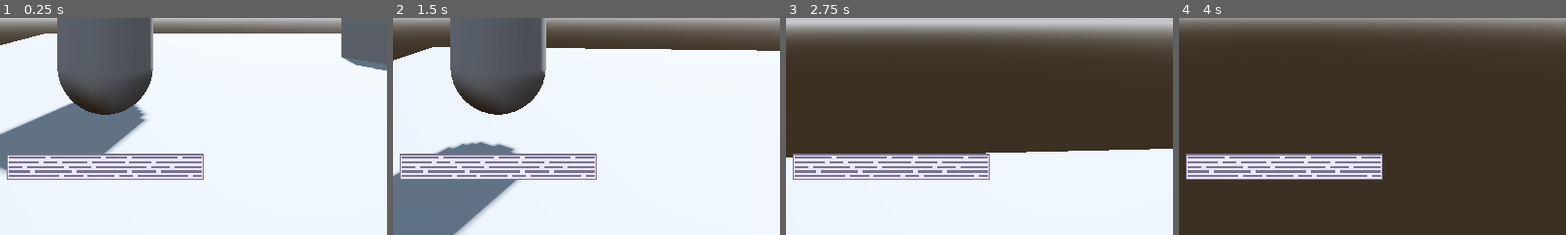
Above: before the commit, frames 1-4 (left to right).
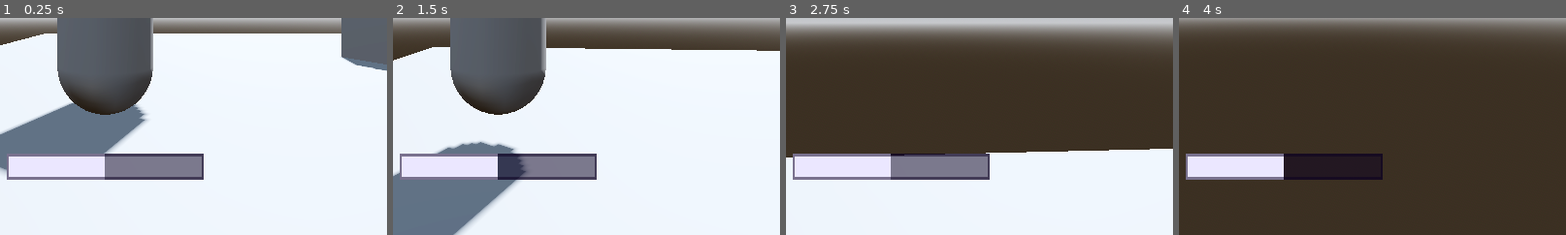
Above: after the commit, the same moments.

Repository: CrispyMD/Escape-The-Establishment
Game: Godot game, scene res://scenes/main_level.tscn
Same seed, same stepped clock (60 frames per second), same inputs: the game is played once before the commit and once after it.
Inputs (mouse positions are % of the whole screen's width and height, from its top left):
- Up to frame 1 (0.25 s): no input
- Up to frame 2 (1.5 s): tap Enter at 0.5 s; move the mouse to (55, 50) at 0.52 s; hold W (forward) from 0.53 s (still down); tap Q (ability) at 0.6 s; tap Space (jump) at 0.77 s; move the mouse to (45, 50) at 1.27 s; tap E (interact) at 1.35 s
- Up to frame 3 (2.75 s): keep holding W (forward); tap Space (jump) at 1.52 s; move the mouse to (52, 48) at 2.02 s; tap F (switch_pov) at 2.1 s
- Up to frame 4 (4 s): keep holding W (forward); move the mouse to (49, 52) at 2.77 s; tap Q (ability) at 2.85 s; tap Space (jump) at 3.02, 3.5, 3.77 s; move the mouse to (57, 51) at 3.52 s; tap E (interact) at 3.6 s
The pictures show only the part of the screen within x 36-86%, y 50-100%; the shares and areas given below are measured in that part.

The runs differ from the first frame. In frame 1, 3.4% of the frame differs, in the area x 2-53%, y 62-75%; in frame 2, 3.7%; in frame 3, 3.4%; in frame 4, 4.5%.

Commit message:
Update progress bar, add function to alter it

Diff:
--- a/Escape The Establishment/scenes/character.tscn
+++ b/Escape The Establishment/scenes/character.tscn
@@ -198,231 +198,34 @@
 grow_vertical = 2
 theme_override_styles/panel = SubResource("StyleBoxFlat_ims4y")
 
-[node name="Control" type="Control" parent="CharacterUI/ProgressBar"]
-layout_mode = 1
-anchors_preset = 15
-anchor_right = 1.0
-anchor_bottom = 1.0
-grow_horizontal = 2
-grow_vertical = 2
-
-[node name="ColorRect" type="ColorRect" parent="CharacterUI/ProgressBar/Control"]
-layout_mode = 0
-offset_left = 4.0
-offset_top = 4.0
-offset_right = 59.0
-offset_bottom = 7.0
-color = Color(0.0431373, 0, 0.129412, 0.509804)
-
-[node name="ColorRect2" type="ColorRect" parent="CharacterUI/ProgressBar/Control"]
-offset_left = 4.0
-offset_top = 11.0
-offset_right = 48.0
-offset_bottom = 14.0
-color = Color(0.0431373, 0, 0.129412, 0.509804)
-
-[node name="ColorRect3" type="ColorRect" parent="CharacterUI/ProgressBar/Control"]
-offset_left = 66.0
-offset_top = 4.0
-offset_right = 141.0
-offset_bottom = 7.0
-color = Color(0.0431373, 0, 0.129412, 0.509804)
-
-[node name="ColorRect4" type="ColorRect" parent="CharacterUI/ProgressBar/Control"]
-offset_left = 148.0
-offset_top = 4.0
-offset_right = 179.0
-offset_bottom = 7.0
-color = Color(0.0431373, 0, 0.129412, 0.509804)
-
-[node name="ColorRect5" type="ColorRect" parent="CharacterUI/ProgressBar/Control"]
-offset_left = 56.0
-offset_top = 11.0
-offset_right = 76.0
-offset_bottom = 14.0
-color = Color(0.0431373, 0, 0.129412, 0.509804)
-
-[node name="ColorRect6" type="ColorRect" parent="CharacterUI/ProgressBar/Control"]
-offset_left = 186.0
-offset_top = 4.0
-offset_right = 255.0
-offset_bottom = 7.0
-color = Color(0.0431373, 0, 0.129412, 0.509804)
-
-[node name="ColorRect7" type="ColorRect" parent="CharacterUI/ProgressBar/Control"]
-offset_left = 83.0
-offset_top = 11.0
-offset_right = 120.0
-offset_bottom = 14.0
-color = Color(0.0431373, 0, 0.129412, 0.509804)
-
-[node name="ColorRect8" type="ColorRect" parent="CharacterUI/ProgressBar/Control"]
-offset_left = 262.0
-offset_top = 4.0
-offset_right = 290.0
-offset_bottom = 7.0
-color = Color(0.0431373, 0, 0.129412, 0.509804)
-
-[node name="ColorRect9" type="ColorRect" parent="CharacterUI/ProgressBar/Control"]
-offset_left = 127.0
-offset_top = 11.0
-offset_right = 176.0
-offset_bottom = 14.0
-color = Color(0.0431373, 0, 0.129412, 0.509804)
-
-[node name="ColorRect10" type="ColorRect" parent="CharacterUI/ProgressBar/Control"]
-offset_left = 183.0
-offset_top = 11.0
-offset_right = 216.0
-offset_bottom = 14.0
-color = Color(0.0431373, 0, 0.129412, 0.509804)
-
-[node name="ColorRect11" type="ColorRect" parent="CharacterUI/ProgressBar/Control"]
-offset_left = 223.0
-offset_top = 11.0
-offset_right = 290.0
-offset_bottom = 14.0
-color = Color(0.0431373, 0, 0.129412, 0.509804)
-
-[node name="ColorRect12" type="ColorRect" parent="CharacterUI/ProgressBar/Control"]
-offset_left = 4.0
-offset_top = 18.0
-offset_right = 24.0
-offset_bottom = 21.0
-color = Color(0.0431373, 0, 0.129412, 0.509804)
-
-[node name="ColorRect13" type="ColorRect" parent="CharacterUI/ProgressBar/Control"]
-offset_left = 31.0
-offset_top = 18.0
-offset_right = 86.0
-offset_bottom = 21.0
-color = Color(0.0431373, 0, 0.129412, 0.509804)
-
-[node name="ColorRect14" type="ColorRect" parent="CharacterUI/ProgressBar/Control"]
-offset_left = 93.0
-offset_top = 18.0
-offset_right = 126.0
-offset_bottom = 21.0
-color = Color(0.0431373, 0, 0.129412, 0.509804)
-
-[node name="ColorRect15" type="ColorRect" parent="CharacterUI/ProgressBar/Control"]
-offset_left = 133.0
-offset_top = 18.0
-offset_right = 208.0
-offset_bottom = 21.0
-color = Color(0.0431373, 0, 0.129412, 0.509804)
-
-[node name="ColorRect16" type="ColorRect" parent="CharacterUI/ProgressBar/Control"]
-offset_left = 215.0
-offset_top = 18.0
-offset_right = 243.0
-offset_bottom = 21.0
-color = Color(0.0431373, 0, 0.129412, 0.509804)
-
-[node name="ColorRect17" type="ColorRect" parent="CharacterUI/ProgressBar/Control"]
-offset_left = 250.0
-offset_top = 18.0
-offset_right = 290.0
-offset_bottom = 21.0
-color = Color(0.0431373, 0, 0.129412, 0.509804)
-
-[node name="ColorRect18" type="ColorRect" parent="CharacterUI/ProgressBar/Control"]
-offset_left = 42.0
-offset_top = 25.0
-offset_right = 97.0
-offset_bottom = 28.0
-color = Color(0.0431373, 0, 0.129412, 0.509804)
-
-[node name="ColorRect19" type="ColorRect" parent="CharacterUI/ProgressBar/Control"]
-offset_left = 104.0
-offset_top = 25.0
-offset_right = 179.0
-offset_bottom = 28.0
-color = Color(0.0431373, 0, 0.129412, 0.509804)
-
-[node name="ColorRect20" type="ColorRect" parent="CharacterUI/ProgressBar/Control"]
-offset_left = 4.0
-offset_top = 25.0
-offset_right = 35.0
-offset_bottom = 28.0
-color = Color(0.0431373, 0, 0.129412, 0.509804)
-
-[node name="ColorRect21" type="ColorRect" parent="CharacterUI/ProgressBar/Control"]
-offset_left = 186.0
-offset_top = 25.0
-offset_right = 223.0
-offset_bottom = 28.0
-color = Color(0.0431373, 0, 0.129412, 0.509804)
-
-[node name="ColorRect22" type="ColorRect" parent="CharacterUI/ProgressBar/Control"]
-offset_left = 230.0
-offset_top = 25.0
-offset_right = 290.0
-offset_bottom = 28.0
-color = Color(0.0431373, 0, 0.129412, 0.509804)
-
-[node name="ColorRect23" type="ColorRect" parent="CharacterUI/ProgressBar/Control"]
-offset_left = 4.0
-offset_top = 32.0
-offset_right = 79.0
-offset_bottom = 35.0
-color = Color(0.0431373, 0, 0.129412, 0.509804)
-
-[node name="ColorRect24" type="ColorRect" parent="CharacterUI/ProgressBar/Control"]
-offset_left = 86.0
-offset_top = 32.0
-offset_right = 114.0
-offset_bottom = 35.0
-color = Color(0.0431373, 0, 0.129412, 0.509804)
-
-[node name="ColorRect25" type="ColorRect" parent="CharacterUI/ProgressBar/Control"]
-offset_left = 121.0
-offset_top = 32.0
-offset_right = 161.0
-offset_bottom = 35.0
-color = Color(0.0431373, 0, 0.129412, 0.509804)
-
-[node name="ColorRect26" type="ColorRect" parent="CharacterUI/ProgressBar/Control"]
-offset_left = 168.0
-offset_top = 32.0
-offset_right = 188.0
-offset_bottom = 35.0
-color = Color(0.0431373, 0, 0.129412, 0.509804)
-
-[node name="ColorRect27" type="ColorRect" parent="CharacterUI/ProgressBar/Control"]
-offset_left = 195.0
-offset_top = 32.0
-offset_right = 270.0
-offset_bottom = 35.0
-color = Color(0.0431373, 0, 0.129412, 0.509804)
-
-[node name="ColorRect28" type="ColorRect" parent="CharacterUI/ProgressBar/Control"]
-offset_left = 277.0
-offset_top = 32.0
-offset_right = 290.0
-offset_bottom = 35.0
-color = Color(0.0431373, 0, 0.129412, 0.509804)
-
-[node name="ColorRect29" type="ColorRect" parent="CharacterUI/ProgressBar/Control"]
-offset_right = 2.0
+[node name="Border" type="Control" parent="CharacterUI/ProgressBar"]
+layout_mode = 1
+anchors_preset = 15
+anchor_right = 1.0
+anchor_bottom = 1.0
+grow_horizontal = 2
+grow_vertical = 2
+
+[node name="ColorRect29" type="ColorRect" parent="CharacterUI/ProgressBar/Border"]
+offset_right = 4.0
 offset_bottom = 39.0
 color = Color(0.0431373, 0, 0.129412, 0.509804)
 
-[node name="ColorRect30" type="ColorRect" parent="CharacterUI/ProgressBar/Control"]
-offset_left = 292.0
+[node name="ColorRect30" type="ColorRect" parent="CharacterUI/ProgressBar/Border"]
+offset_left = 290.0
 offset_right = 294.0
 offset_bottom = 39.0
 color = Color(0.0431373, 0, 0.129412, 0.509804)
 
-[node name="ColorRect31" type="ColorRect" parent="CharacterUI/ProgressBar/Control"]
-offset_left = 2.0
-offset_right = 292.0
-offset_bottom = 2.0
-color = Color(0.0431373, 0, 0.129412, 0.509804)
-
-[node name="ColorRect32" type="ColorRect" parent="CharacterUI/ProgressBar/Control"]
-offset_left = 2.0
-offset_top = 37.0
-offset_right = 292.0
+[node name="ColorRect31" type="ColorRect" parent="CharacterUI/ProgressBar/Border"]
+offset_left = 4.0
+offset_right = 290.0
+offset_bottom = 4.0
+color = Color(0.0431373, 0, 0.129412, 0.509804)
+
+[node name="ColorRect32" type="ColorRect" parent="CharacterUI/ProgressBar/Border"]
+offset_left = 4.0
+offset_top = 35.0
+offset_right = 290.0
 offset_bottom = 39.0
 color = Color(0.0431373, 0, 0.129412, 0.509804)
--- a/Escape The Establishment/scripts/ability_ui.gd
+++ b/Escape The Establishment/scripts/ability_ui.gd
@@ -3,14 +3,25 @@
 @onready var letter = $AbilityPanel/GodotIsStupidIHateIt/LetterBackgroundPanel/AbilityLetter
 @onready var text = $AbilityPanel/AbilityText
 var basefontsize = 28
+var a = 0
 # Called when the node enters the scene tree for the first time.
 func _ready():
-	pass # Replace with function body.
+	var newsize = $ProgressBar/Panel.size.x * 0.5
+	$ProgressBar/Panel.size.x = $ProgressBar/Panel.size.x * 0.5
+	print(newsize)
 
 
 # Called every frame. 'delta' is the elapsed time since the previous frame.
 func _process(delta):
-	pass
+	#var newsize = $ProgressBar/Panel.size.x * 0.5
+	#$ProgressBar/Panel.size.x = newsize
+	#print(newsize)
+	#print(a)
+	a = a + 0.1
+
+## IMPORTANT!!!! percent is between 0-1 (0 is nothing, 1 is full)
+func set_progress_percent(percent: float):
+	$ProgressBar/Panel.size.x = $ProgressBar/Panel.size.x * percent
 
 func undisplay_all():
 	$AbilityPanel.visible = false
